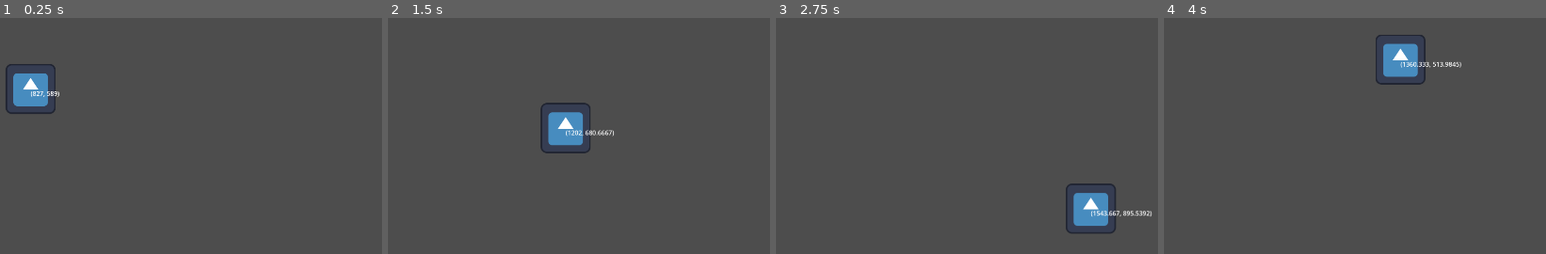
Above: before the commit, frames 1-4 (left to right).
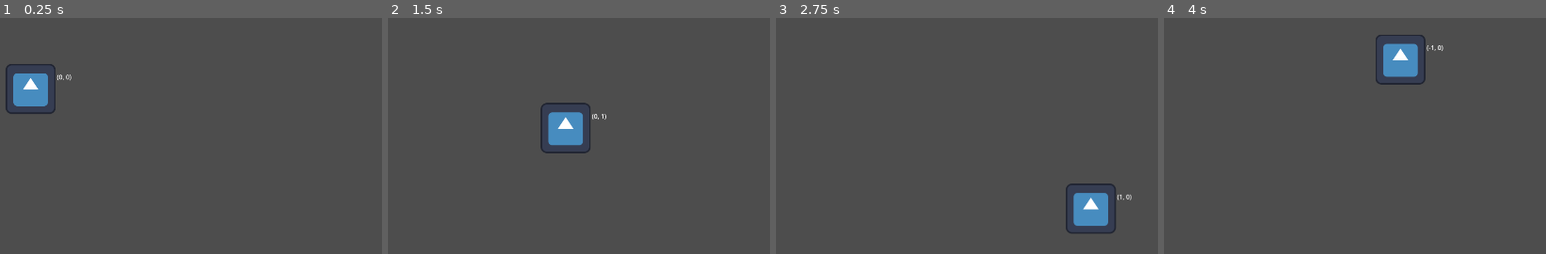
Above: after the commit, the same moments.

Repository: skycatminepokie/hackusu-25
Game: Godot game, scene res://Scenes/world.tscn
Two runs of this game, one before a commit and one after it. Both use one fixed random seed, a clock stepped at 60 frames per second and the inputs below. The engine's default icon, where the game draws it, is replaced by a stand-in: a white triangle on a blue panel in a dark square.
Inputs:
- Up to frame 1 (0.25 s): no input
- Up to frame 2 (1.5 s): tap Enter at 0.5 s; hold D (Right) 0.53-1.28 s; hold S (Down) from 1.28 s (still down)
- Up to frame 3 (2.75 s): release S (Down) at 2.03 s; hold D (Right) from 2.03 s (still down)
- Up to frame 4 (4 s): release D (Right) at 2.78 s; hold W (Up) 2.78-3.53 s; hold A (Left) from 3.53 s (still down)

The runs differ from the first frame. In frame 1, 0.1% of the frame differs, in the area x 8-19%, y 23-34%; in frame 2, 0.2%; in frame 3, 0.3%, in the area x 82-99%, y 74-85%; in frame 4, 0.2%.

Commit message:
fixed inputmap

Diff:
--- a/Scenes/player.tscn
+++ b/Scenes/player.tscn
@@ -18,5 +18,7 @@
 texture = ExtResource("1_xy00n")
 
 [node name="Label" type="Label" parent="."]
-offset_right = 40.0
-offset_bottom = 23.0
+offset_left = 67.0
+offset_top = -42.0
+offset_right = 106.0
+offset_bottom = -19.0
--- a/Scripts/playermovement.gd
+++ b/Scripts/playermovement.gd
@@ -15,7 +15,15 @@
 	inputdirection.y = Input.get_axis("Up", "Down")
 	inputdirection.x = Input.get_axis("Left", "Right")
 	match inputdirection:
+		Vector2(-1,1):
+			velocity = Vector2.ZERO
 		Vector2(0,0):
+			velocity = Vector2.ZERO
+		Vector2(1,1):
+			velocity = Vector2.ZERO
+		Vector2(-1,-1):
+			velocity = Vector2.ZERO
+		Vector2(1,-1):
 			velocity = Vector2.ZERO
 		Vector2(1,0):
 			velocity = Vector2(speed, 0)
@@ -25,11 +33,13 @@
 			velocity = Vector2(0, speed*-1)
 		Vector2(0,1):
 			velocity = Vector2(0, speed)
+		Vector2(1,1):
+			velocity = Vector2.ZERO
 	if screen_position.y > 840 or screen_position.y < 240:
 		velocity.y += pushback(screen_position.y, 240,840)
 	if screen_position.x > 1680 or screen_position.x < 240:
 		velocity.x += pushback(screen_position.x, 240, 1680)
 
-	label.text = str(screen_position)
+	label.text = str(inputdirection)
 
 	move_and_slide()
